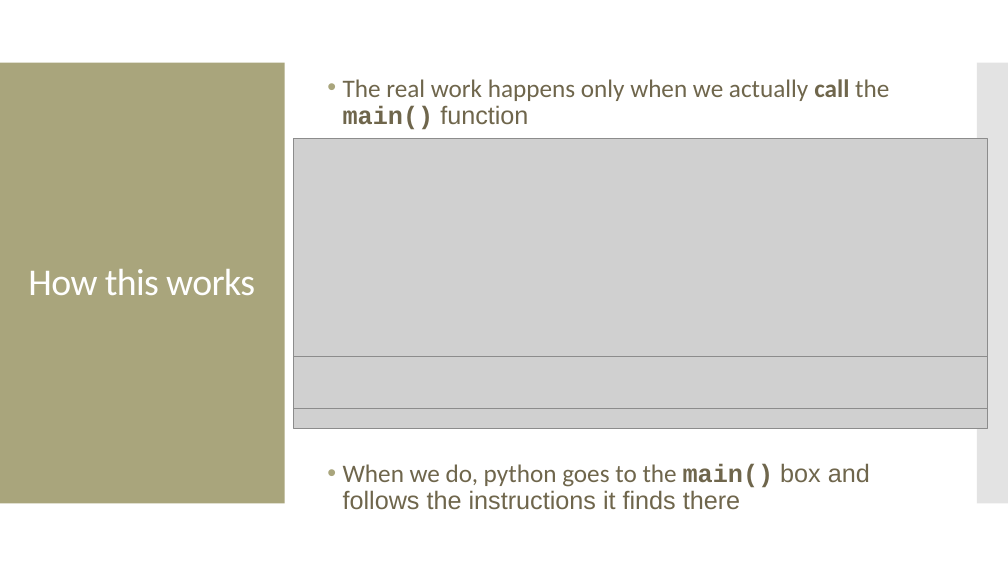
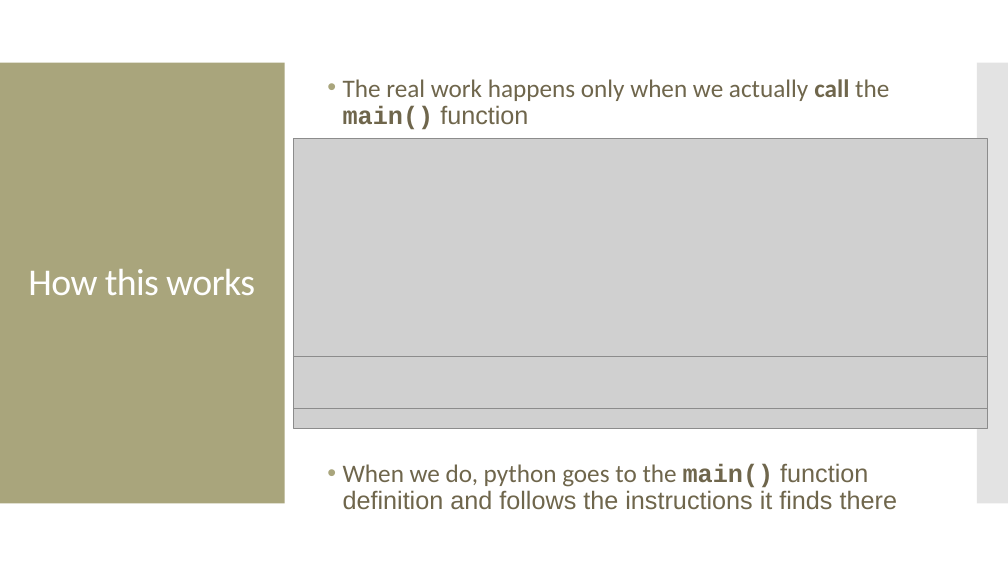
Before and after one commit to amosca01/CAIS117-S24, a slide deck: slide 12 of slides/14-main.pptx. Drawn at 1008x567 pixels with LibreOffice and Linux fonts; fonts in the diff are those of the drawing; grey boxes stand for pictures. Boxes give left, top, right and bottom in pixels: in the first picture for what was removed or moved away, otherwise in the second. Text is boxed around its words. In the diff, an @@ line names an element or a change of style, - is before the commit and + after.

```diff
--- a/slides/14-main.pptx
+++ b/slides/14-main.pptx
@@ text at box(343, 463, 897, 510): text changed @@
-• When we do, python goes to the main() box and follows the instructions it finds there
+• When we do, python goes to the main() function definition and follows the instructions it finds there
```
Also in this commit, not shown: 1 other slide changed, 5 other files.
